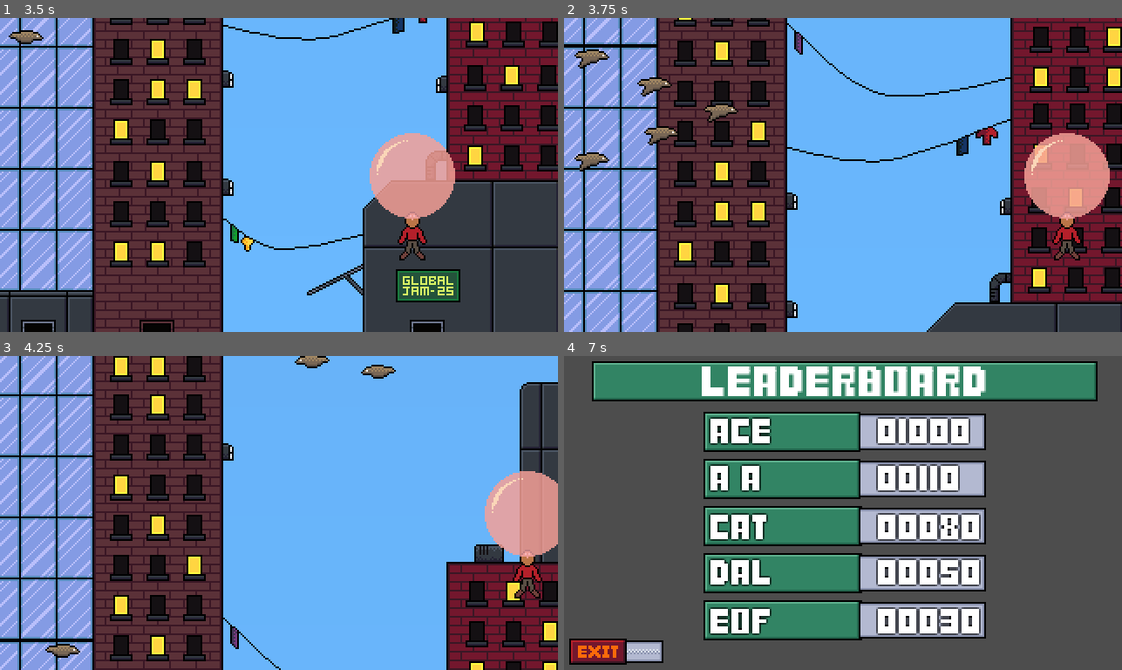
Above: before the commit, frames 1-4 (two rows, left to right).
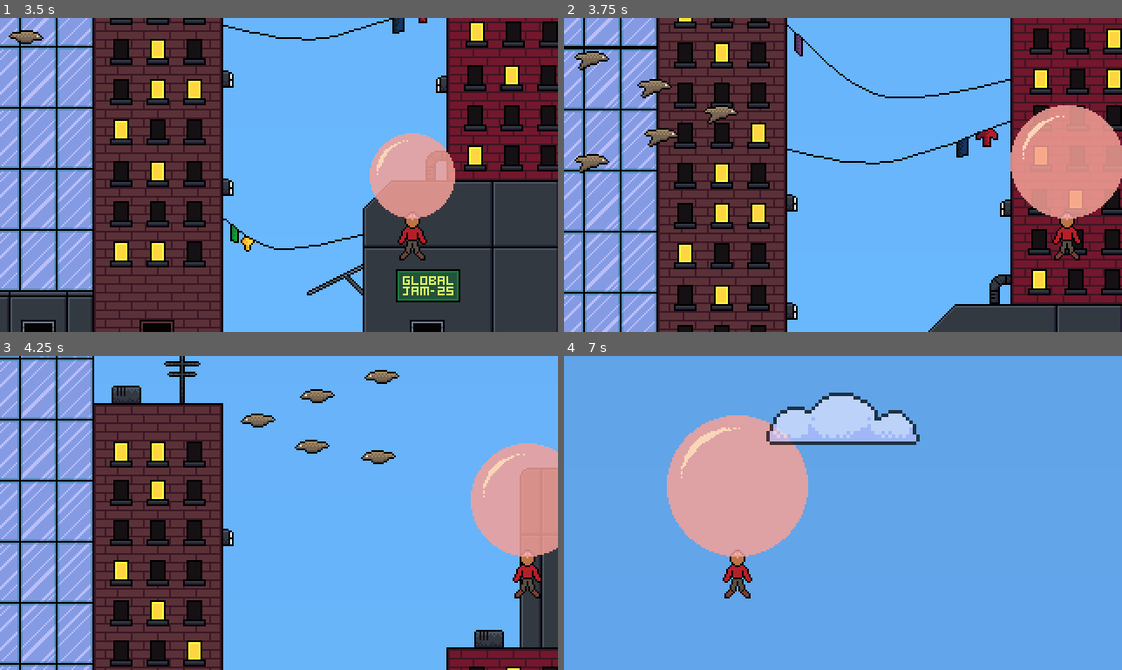
Above: after the commit, the same moments.

Repository: eagle-eye-scouter/GGJ_BubbleBlowing
Game: Godot game, scene res://scenes/main_menu.tscn
The game is run twice, just before and just after one commit, with the same random seed, the same clock (stepped at 60 frames per second) and the same inputs.
Inputs (mouse positions are in pixels of both pictures, inside the frame that each line leads up to):
- Up to frame 1 (3.5 s): click (89, 212) at 0.5 s; tap Enter (ui_accept) at 1.25, 1.52, 2.27, 2.75 s; hold D (player_right) 1.28-2.03 s; hold Space (player_breath) 1.28-2.03 s; hold S (player_down) 2.03-2.78 s; tap Space (player_breath) at 2.1 s; hold D (player_right) from 2.78 s (still down); hold Space (player_breath) from 2.78 s (still down)
- Up to frame 2 (3.75 s): release D (player_right) at 3.53 s; release Space (player_breath) at 3.53 s; hold W (player_up) from 3.53 s (still down); tap Space (player_breath) at 3.6 s
- Up to frame 3 (4.25 s): keep holding W (player_up); tap Enter (ui_accept) at 3.77 s
- Up to frame 4 (7 s): release W (player_up) at 4.28 s; hold Space (player_breath) 4.28-5.03 s; hold A (player_left) 4.28-5.78 s; tap Enter (ui_accept) at 4.52, 5.27, 6.77 s; tap Space (player_breath) at 5.1, 6.6 s; hold S (player_down) 5.78-6.53 s; hold Space (player_breath) 5.78-6.53 s; hold D (player_right) from 6.53 s (still down)

Frame 1 is identical in both runs. In frame 2, 22% of the frame differs, in the area x 0-100%, y 0-100%; in frame 3, 31%; in frame 4, 100%.

Commit message:
Up button makes you go up

Diff:
--- a/scripts/player.gd
+++ b/scripts/player.gd
@@ -42,7 +42,7 @@
 
 # Called every frame. 'delta' is the elapsed time since the previous frame.
 func _physics_process(delta: float) -> void:
-	if Input.is_action_pressed("player_breath"):
+	if Input.is_action_pressed("player_breath") or Input.is_action_pressed("player_up"):
 		bubble.volume += INFLATE_SPEED
 	match state:
 		State.DEAD:
